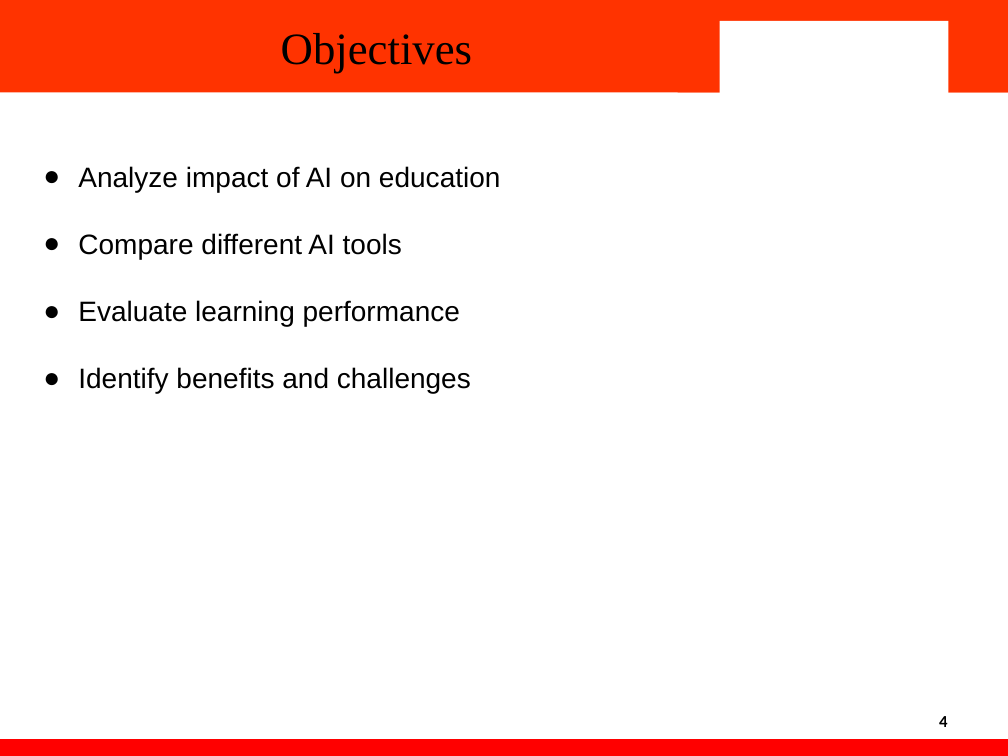
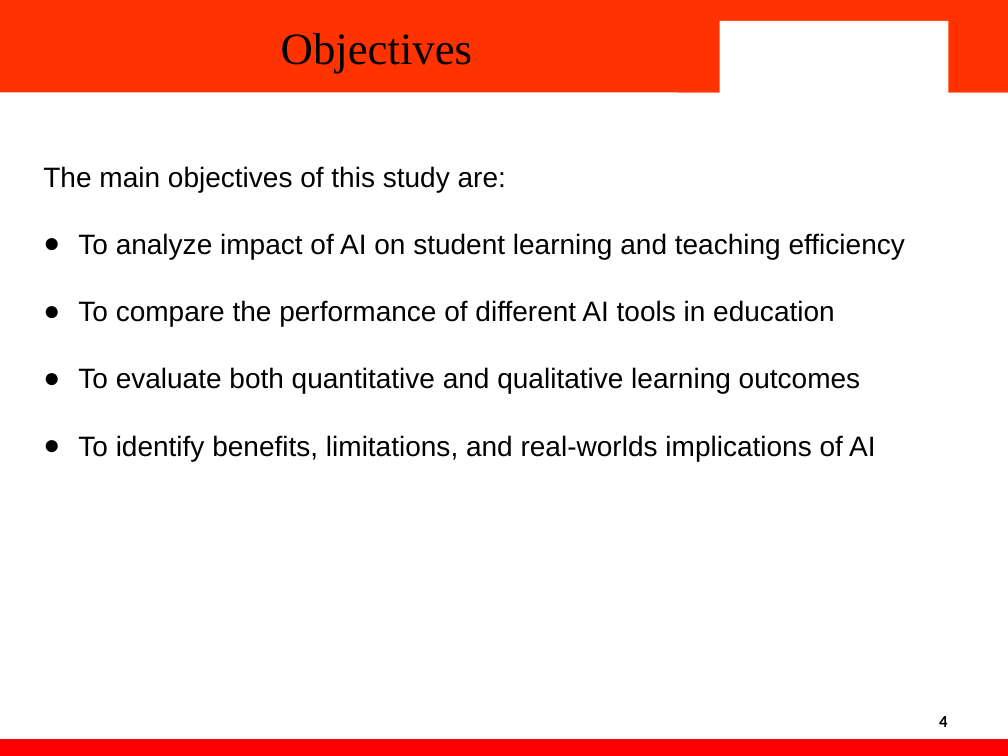
Before and after one commit to Heykrishna/impact-of-ai-on-education, a slide deck: slide 4 of PPT/Final.pptx. Drawn at 1008x756 pixels with LibreOffice and Linux fonts; fonts in the diff are those of the drawing; background and template pictures are left out. Boxes give left, top, right and bottom in pixels: in the first picture for what was removed or moved away, otherwise in the second. Text is boxed around its words. In the diff, an @@ line names an element or a change of style, - is before the commit and + after.

```diff
--- a/PPT/Final.pptx
+++ b/PPT/Final.pptx
@@ text at (43, 166, 905, 461): text changed @@
-● Analyze impact of AI on education
-● Compare different AI tools
-● Evaluate learning performance
-● Identify benefits and challenges
+The main objectives of this study are:
+● To analyze impact of AI on student learning and teaching efficiency
+● To compare the performance of different AI tools in education
+● To evaluate both quantitative and qualitative learning outcomes
+● To identify benefits, limitations, and real-worlds implications of AI
```
Also in this commit, not shown: 16 other slides changed, 3 slides removed.
